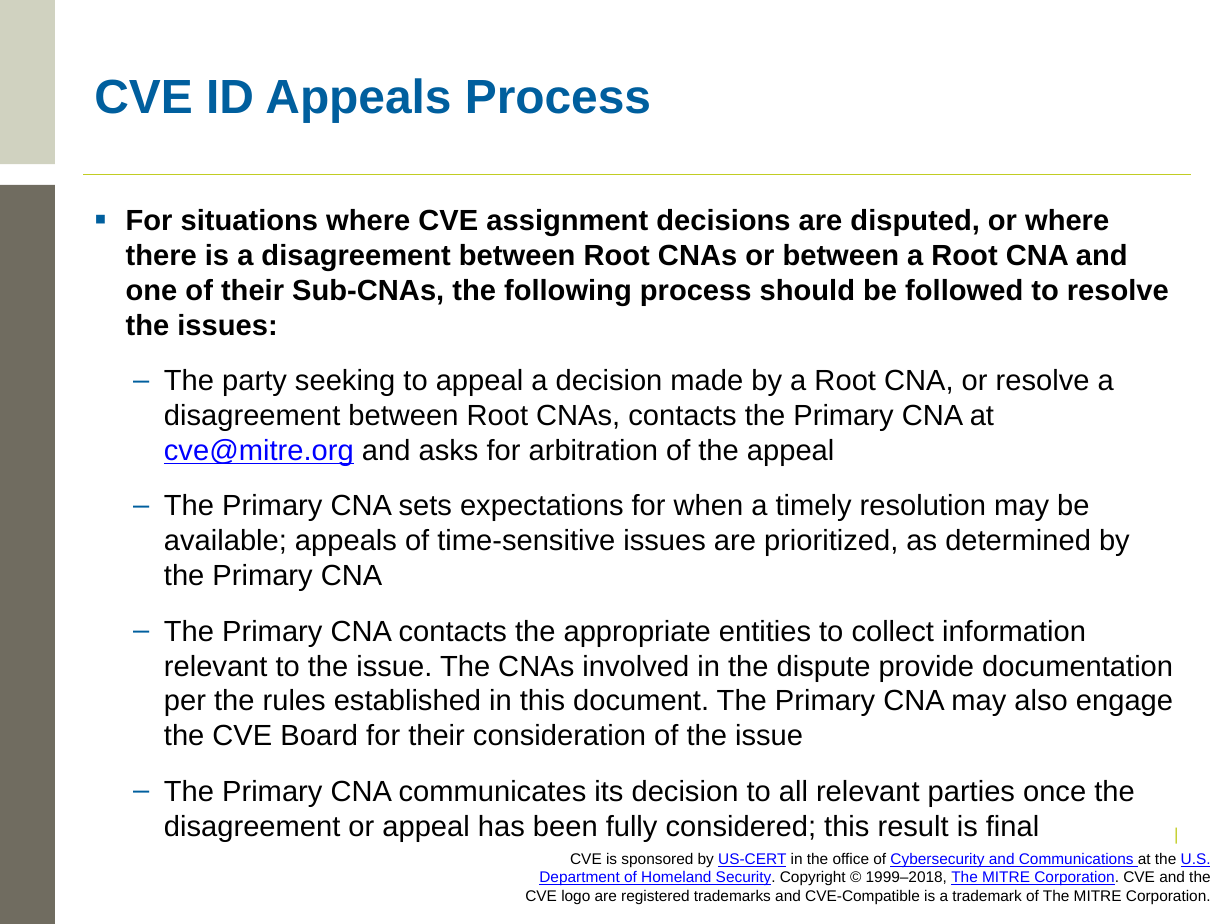
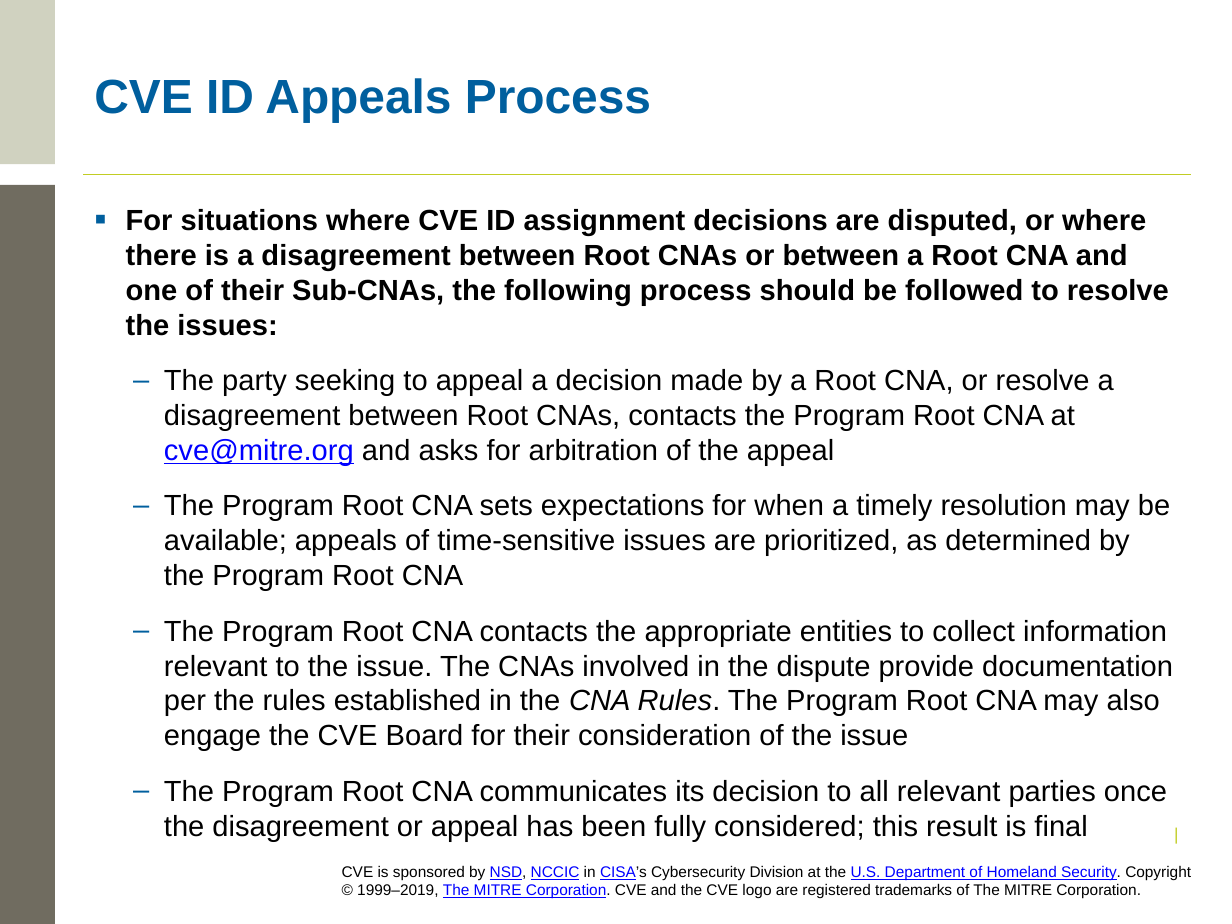
Before and after one commit to CVEProject/cveproject.github.io, a slide deck: slide 40 of docs/cna/Becoming a CNA.pptx. Drawn at 1232x924 pixels with LibreOffice and Linux fonts; fonts in the diff are those of the drawing; background and template pictures are left out. Boxes give left, top, right and bottom in pixels: in the first picture for what was removed or moved away, otherwise in the second. Text is boxed around its words. In the diff, an @@ line names an element or a change of style, - is before the commit and + after.

```diff
--- a/docs/cna/Becoming a CNA.pptx
+++ b/docs/cna/Becoming a CNA.pptx
@@ text at (126, 209, 1173, 806): text changed @@
-▪ For situations where CVE assignment decisions are disputed, or where there is a disagreement between Root CNAs or between a Root CNA and one of their Sub-CNAs, the following process should be followed to resolve the issues:
-  – The party seeking to appeal a decision made by a Root CNA, or resolve a disagreement between Root CNAs, contacts the Primary CNA at cve@mitre.org and asks for arbitration of the appeal
-  – The Primary CNA sets expectations for when a timely resolution may be available; appeals of time-sensitive issues are prioritized, as determined by the Primary CNA
-  – The Primary CNA contacts the appropriate entities to collect information relevant to the issue. The CNAs involved in the dispute provide documentation per the rules established in this document. The Primary CNA may also engage the CVE Board for their consideration of the issue
-  – The Primary CNA communicates its decision to all relevant parties once the disagreement or appeal has been fully considered; this result is final
+▪ For situations where CVE ID assignment decisions are disputed, or where there is a disagreement between Root CNAs or between a Root CNA and one of their Sub-CNAs, the following process should be followed to resolve the issues:
+  – The party seeking to appeal a decision made by a Root CNA, or resolve a disagreement between Root CNAs, contacts the Program Root CNA at cve@mitre.org and asks for arbitration of the appeal
+  – The Program Root CNA sets expectations for when a timely resolution may be available; appeals of time-sensitive issues are prioritized, as determined by the Program Root CNA
+  – The Program Root CNA contacts the appropriate entities to collect information relevant to the issue. The CNAs involved in the dispute provide documentation per the rules established in the CNA Rules. The Program Root CNA may also engage the CVE Board for their consideration of the issue
+  – The Program Root CNA communicates its decision to all relevant parties once the disagreement or appeal has been fully considered; this result is final
@@ text at (342, 865, 1191, 899): text changed @@
-CVE is sponsored by US-CERT in the office of Cybersecurity and Communications at the U.S. Department of Homeland Security. Copyright © 1999–2018, The MITRE Corporation. CVE and the CVE logo are registered trademarks and CVE-Compatible is a trademark of The MITRE Corporation.
+CVE is sponsored by NSD, NCCIC in CISA’s Cybersecurity Division at the U.S. Department of Homeland Security. Copyright © 1999–2019, The MITRE Corporation. CVE and the CVE logo are registered trademarks of The MITRE Corporation.
```
Also in this commit, not shown: 39 other slides changed.
